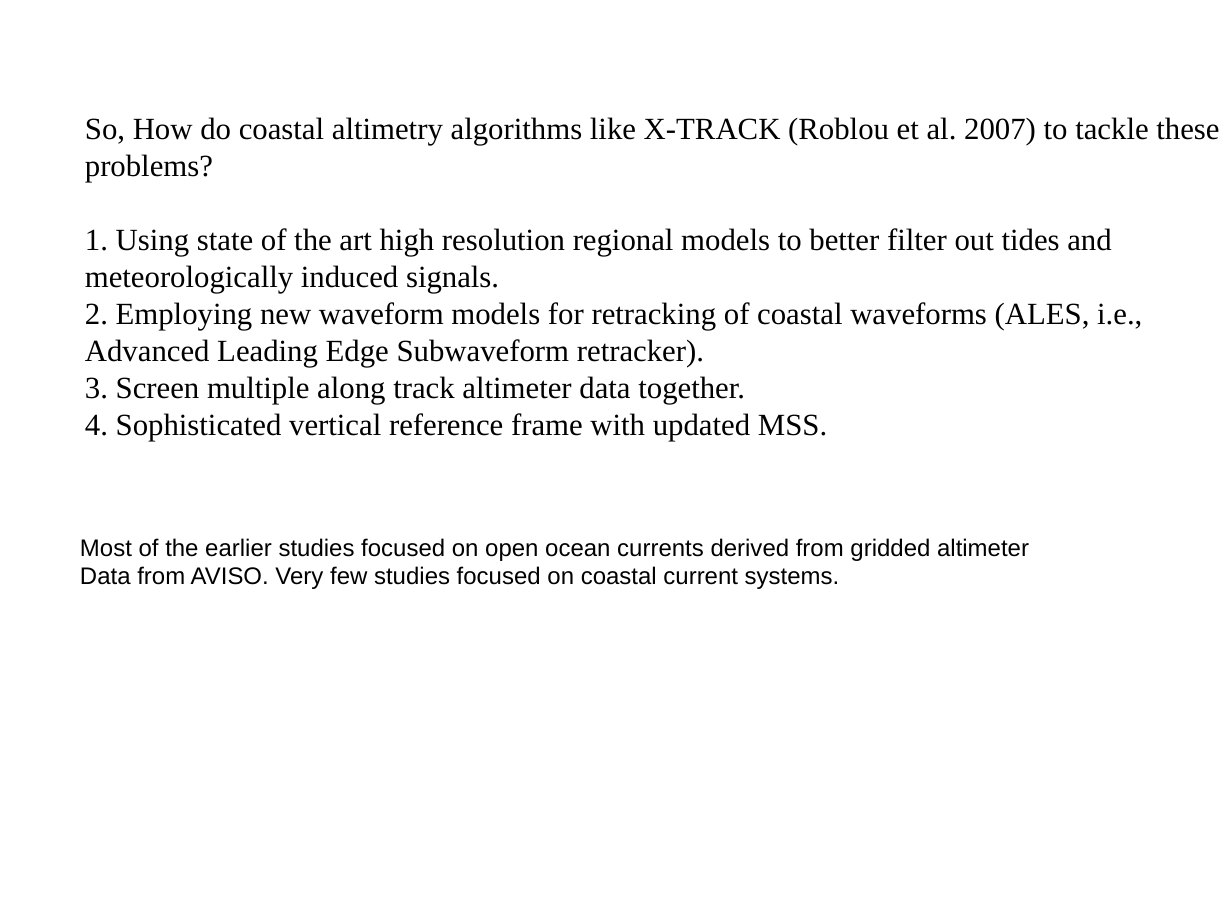
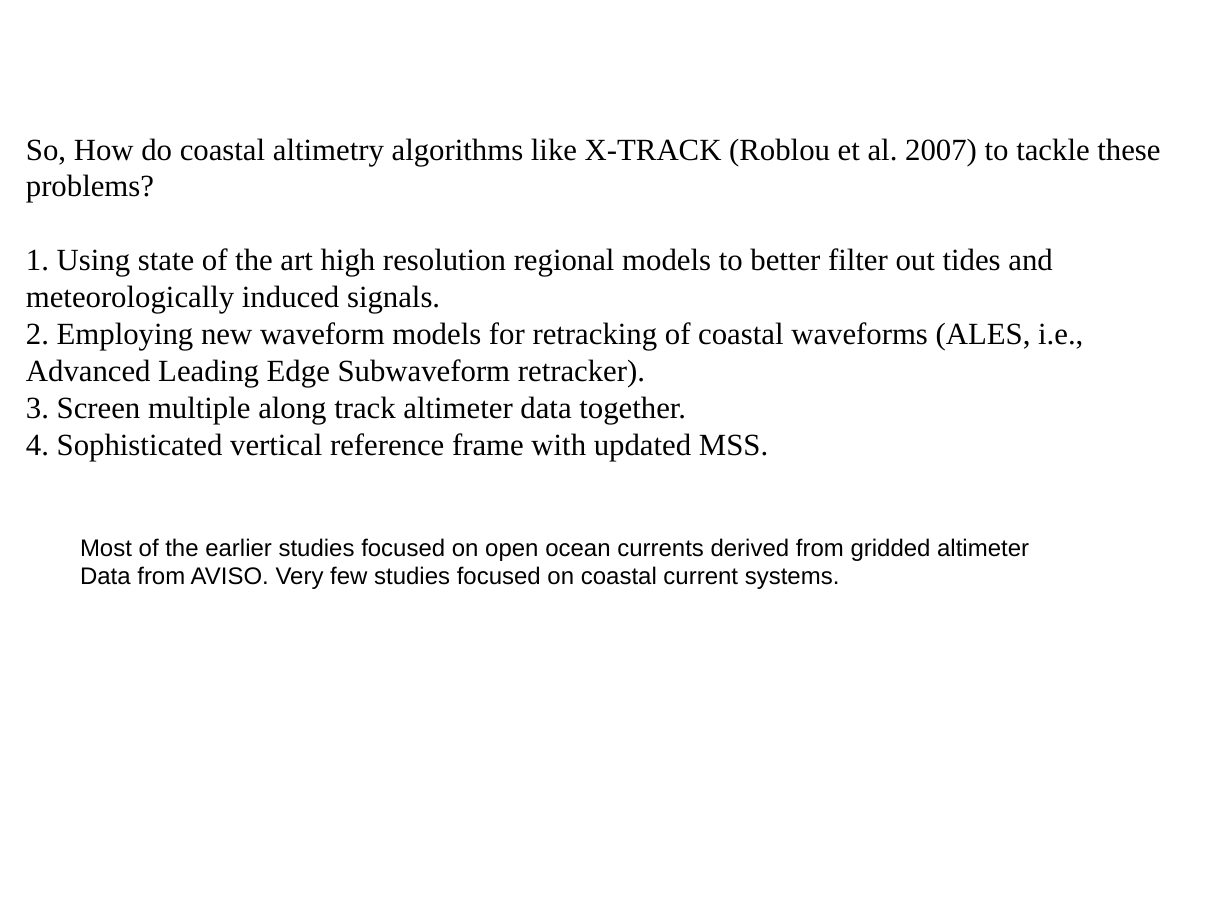
Before and after one commit to vasutweaks/xtrackm, a slide deck: slide 15 of ppt_figs/coastal_alt_ppt_edit.pptx (slide 16 before the commit). Drawn at 1232x924 pixels with LibreOffice and Linux fonts; fonts in the diff are those of the drawing. Boxes give left, top, right and bottom in pixels: in the first picture for what was removed or moved away, otherwise in the second. Text is boxed around its words. In the diff, an @@ line names an element or a change of style, - is before the commit and + after.

```diff
--- a/ppt_figs/coastal_alt_ppt_edit.pptx
+++ b/ppt_figs/coastal_alt_ppt_edit.pptx
@@ text "So, How do coastal altimetry ...": place and size @@
-text "So, How do coastal altimetry ..." at [85, 117, 1219, 441]
+text "So, How do coastal altimetry ..." at [26, 138, 1160, 461]
```
Also in this commit, not shown: 6 other slides changed, 1 slide added, 2 slides removed, 3 other files.
